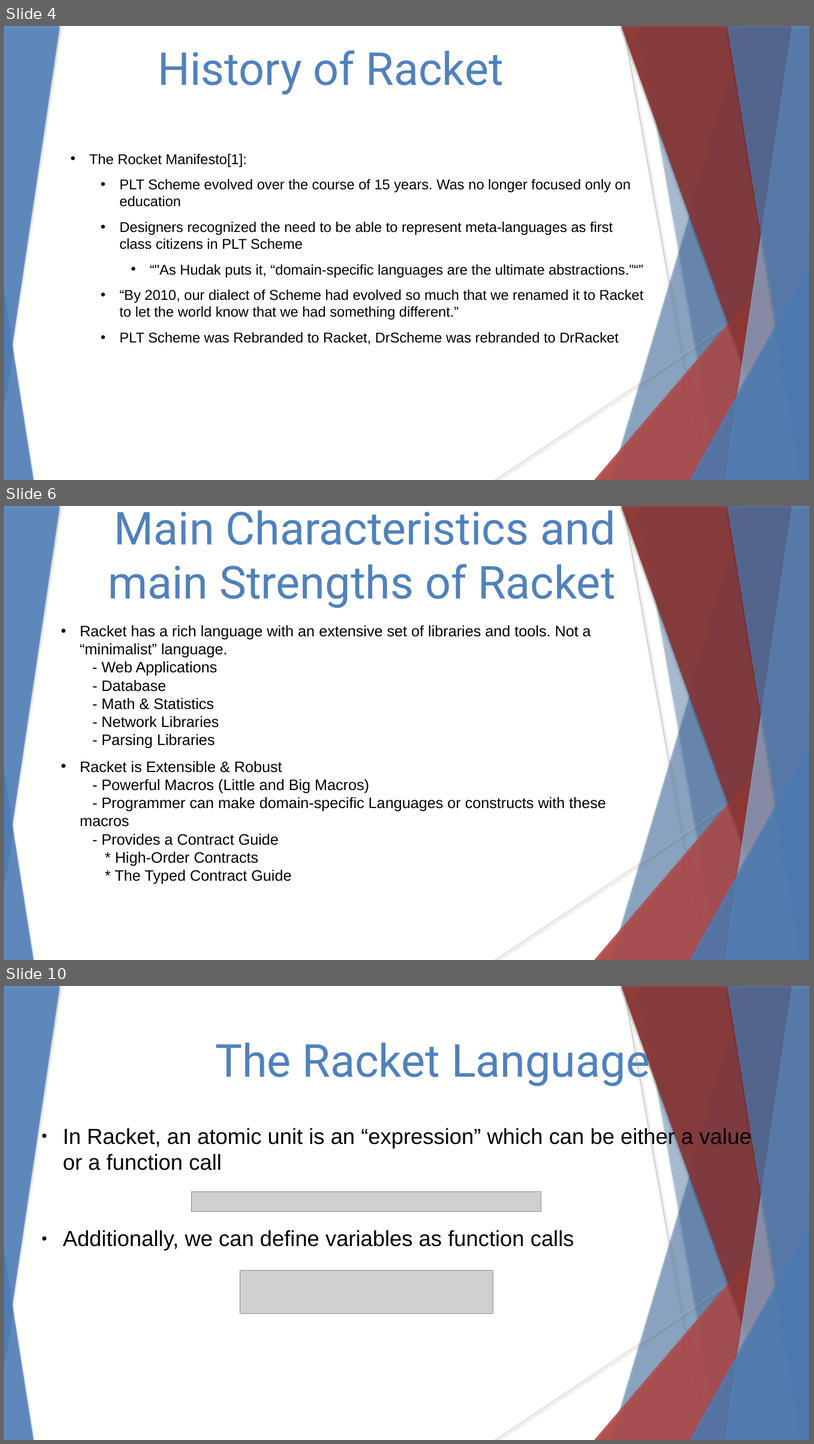
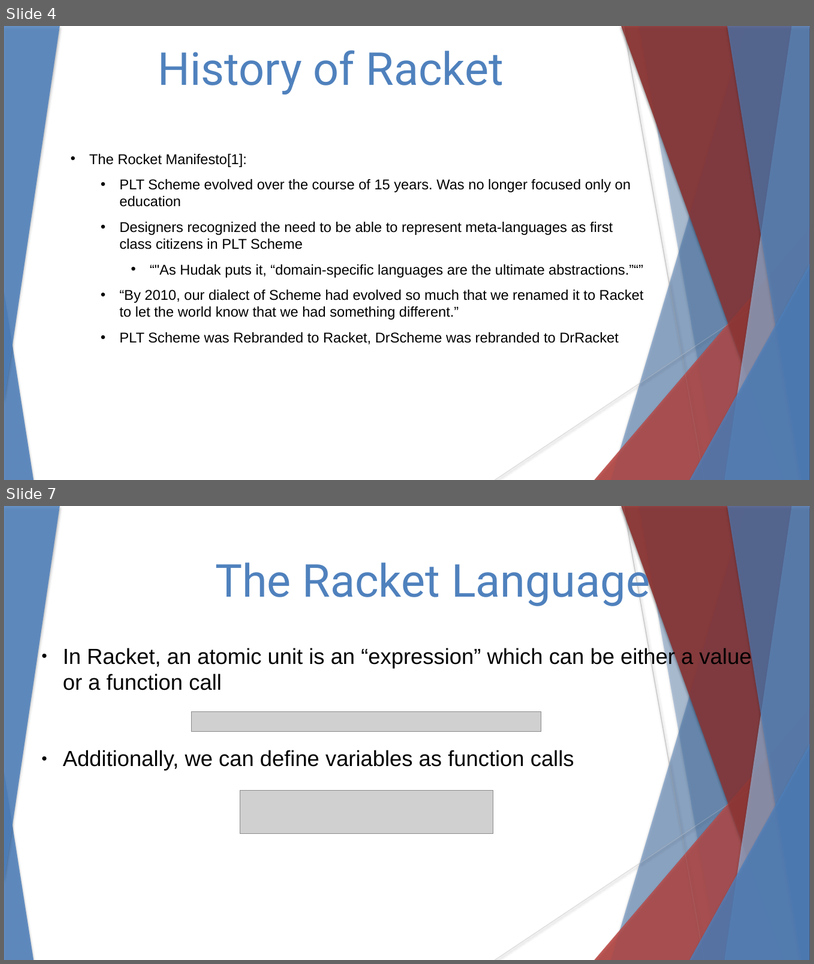
Before and after one commit to stevester94/CSC201_Project, a slide deck: CSC201Sec3Proj3Team4.pptx. Shown one above the other, each under a label of ours: slides 4, 6 and 10 before the commit, slides 4 and 7 after it; the slides between them are not shown. The pictures are 814x1444 and 814x964 pixels, drawn with LibreOffice and Linux fonts; fonts in the diff are those of the drawing; grey boxes stand for pictures. Boxes give left, top, right and bottom in pixels: in the first picture for what was removed or moved away, otherwise in the second. Text is boxed around its words. In the diff, an @@ line names an element or a change of style, - is before the commit and + after.

```diff
--- a/CSC201Sec3Proj3Team4.pptx
+++ b/CSC201Sec3Proj3Team4.pptx
@@ slide 6 removed at <box>4,506,810,960</box>, background #FFFFFF; not listed: 18 template elements that a slide beside it also shows @@
@@ text removed at <box>108,510,616,608</box> @@
-Main Characteristics and main Strengths of Racket
@@ text removed at <box>80,625,606,884</box> @@
-• Racket has a rich language with an extensive set of libraries and tools. Not a “minimalist” language.
-  - Web Applications
-  - Database
-  - Math & Statistics
-  - Network Libraries
-  - Parsing Libraries
-• Racket is Extensible & Robust
-  - Powerful Macros (Little and Big Macros)
-  - Programmer can make domain-specific Languages or constructs with these macros
-  - Provides a Contract Guide
-  * High-Order Contracts
-  * The Typed Contract Guide
@@ what was slide 10 is now slide 7 @@
```
Also in this commit, not shown: 3 slides changed, 2 other slides removed.
